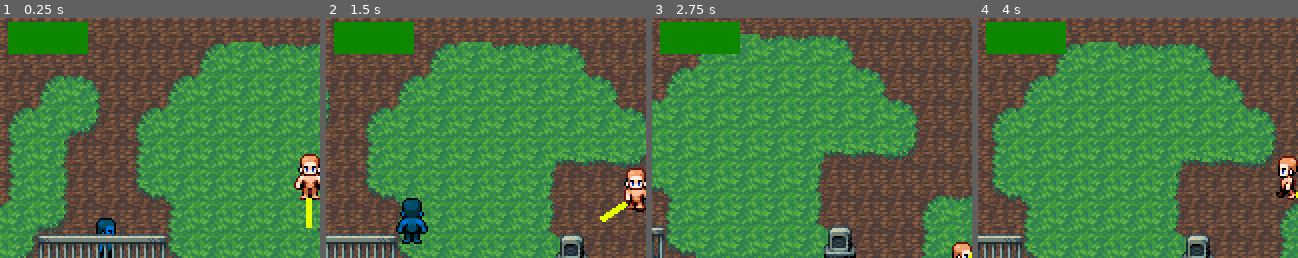
Above: before the commit, frames 1-4 (left to right).
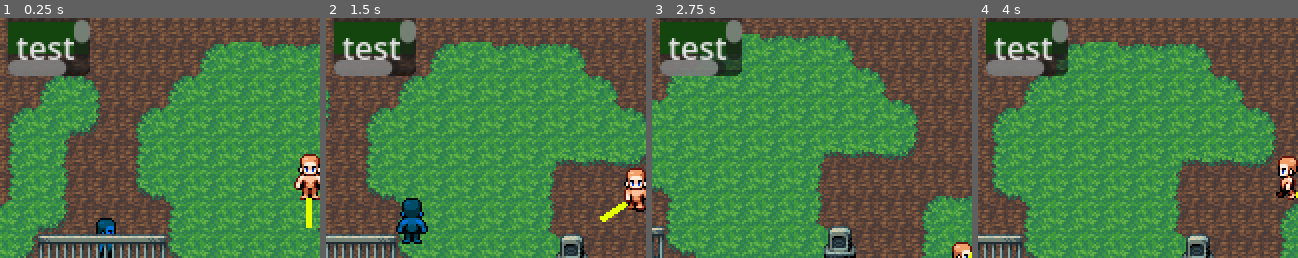
Above: after the commit, the same moments.

Repository: weinStag/cursed-rest
Game: Godot game, scene res://Scenes/gameview.tscn
Two runs of this game, one before a commit and one after it. Both use one fixed random seed, a clock stepped at 60 frames per second and the inputs below.
Inputs (mouse positions are % of the whole screen's width and height, from its top left):
- Up to frame 1 (0.25 s): no input
- Up to frame 2 (1.5 s): move the mouse to (72, 45) at 0.52 s; hold Right (ui_right) 0.53-1.28 s; tap Z (ui_accept) at 0.77 s; move the mouse to (30, 55) at 1.27 s; hold Down (ui_down) from 1.28 s (still down)
- Up to frame 3 (2.75 s): tap Z (ui_accept) at 1.52 s; move the mouse to (60, 28) at 2.02 s; release Down (ui_down) at 2.03 s; hold Right (ui_right) from 2.03 s (still down)
- Up to frame 4 (4 s): move the mouse to (45, 70) at 2.77 s; release Right (ui_right) at 2.78 s; hold Up (ui_up) 2.78-3.53 s; tap Z (ui_accept) at 3.02, 3.77 s; move the mouse to (80, 65) at 3.52 s; hold Left (ui_left) from 3.53 s (still down)
The pictures show only the part of the screen within x 2-52%, y 0-50%; the shares and areas given below are measured in that part.

The runs differ from the first frame. In frame 1, 6.1% of the frame differs, in the area x 2-29%, y 0-25%; in frame 2, 6.1%; in frame 3, 6.2%; in frame 4, 6.1%.

Commit message:
Adicionando branch teste

Diff:
--- a/Scenes/hud.tscn
+++ b/Scenes/hud.tscn
@@ -8,3 +8,9 @@
 offset_right = 40.0
 offset_bottom = 16.0
 texture = ExtResource("1_e0onf")
+
+[node name="TextEdit" type="TextEdit" parent="."]
+offset_top = -5.0
+offset_right = 41.0
+offset_bottom = 27.0
+text = "teste"
